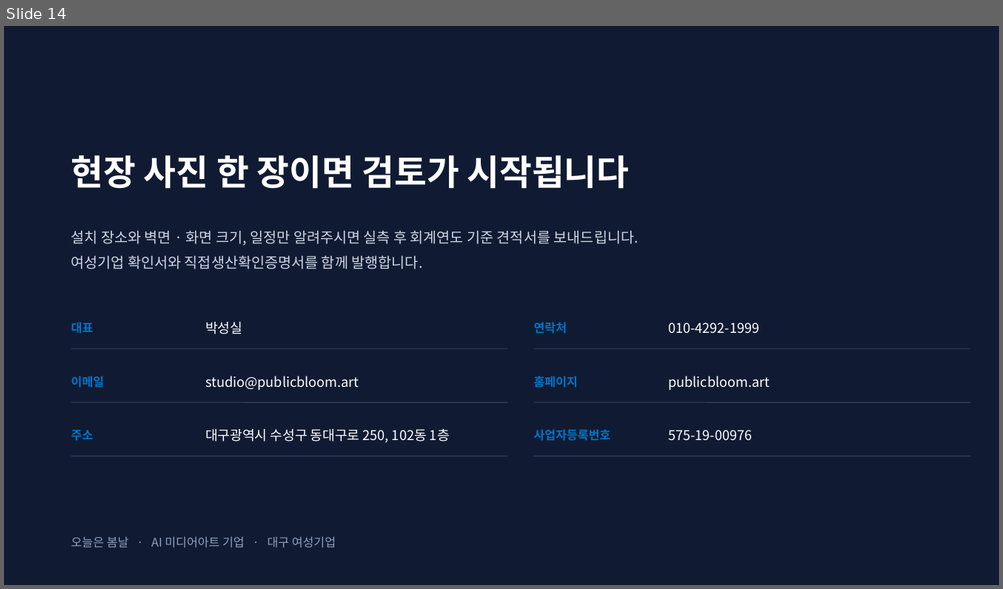
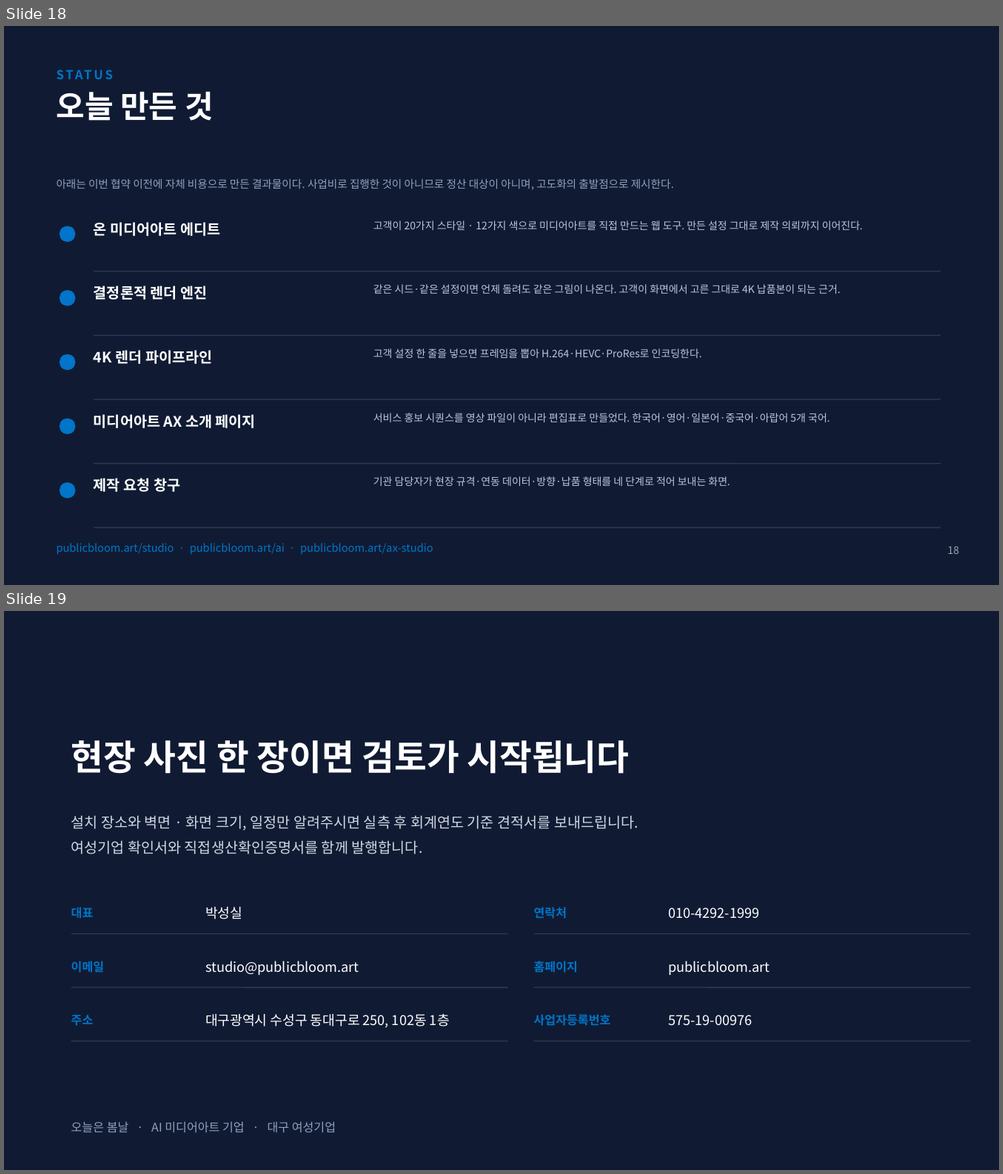
Before and after one commit to bradleyHong/oneul-bomnal, a slide deck: docs/오늘은봄날_회사소개서.pptx. Shown one above the other, each under a label of ours: slide 14 before the commit, slides 18 and 19 after it. The pictures are 1003x589 and 1003x1174 pixels, drawn with LibreOffice and Linux fonts; fonts in the diff are those of the drawing. Boxes give left, top, right and bottom in pixels: in the first picture for what was removed or moved away, otherwise in the second. Text is boxed around its words. In the diff, an @@ line names an element or a change of style, - is before the commit and + after.

```diff
--- a/docs/오늘은봄날_회사소개서.pptx
+++ b/docs/오늘은봄날_회사소개서.pptx
@@ slide 18 added at [4,26,999,585], background #101B33 @@
@@ text added at [57,63,653,86], 12 pt, text #0075C9, bold @@
+STATUS
@@ text added at [57,91,213,121], 30 pt, text #FFFFFF, bold @@
+오늘 만든 것
@@ text added at [57,179,674,190], 10.5 pt, text #8FA0BE @@
+아래는 이번 협약 이전에 자체 비용으로 만든 결과물이다. 사업비로 집행한 것이 아니므로 정산 대상이 아니며, 고도화의 출발점으로 제시한다.
@@ text added at [94,222,220,236], 14 pt, text #FFFFFF, bold @@
+온 미디어아트 에디트
@@ text added at [373,221,862,230], 10 pt, text #B9C6DC @@
+고객이 20가지 스타일 · 12가지 색으로 미디어아트를 직접 만드는 웹 도구. 만든 설정 그대로 제작 의뢰까지 이어진다.
@@ ellipse added at [60,227,75,241], fill #0075C9, outline #0075C9 1 pt @@
@@ ellipse added at [60,291,75,306], fill #0075C9, outline #0075C9 1 pt @@
@@ line added from (94, 272) to (940, 272), #2C3A57 1 pt @@
@@ text added at [94,286,207,300], 14 pt, text #FFFFFF, bold @@
+결정론적 렌더 엔진
@@ text added at [373,284,840,294], 10 pt, text #B9C6DC @@
+같은 시드·같은 설정이면 언제 돌려도 같은 그림이 나온다. 고객이 화면에서 고른 그대로 4K 납품본이 되는 근거.
@@ line added from (94, 335) to (940, 335), #2C3A57 1 pt @@
@@ ellipse added at [60,355,75,370], fill #0075C9, outline #0075C9 1 pt @@
@@ text added at [94,350,212,364], 14 pt, text #FFFFFF, bold @@
+4K 렌더 파이프라인
@@ text added at [373,349,702,358], 10 pt, text #B9C6DC @@
+고객 설정 한 줄을 넣으면 프레임을 뽑아 H.264·HEVC·ProRes로 인코딩한다.
@@ line added from (94, 400) to (940, 400), #2C3A57 1 pt @@
@@ ellipse added at [60,419,75,434], fill #0075C9, outline #0075C9 1 pt @@
@@ text added at [94,414,256,429], 14 pt, text #FFFFFF, bold @@
+미디어아트 AX 소개 페이지
@@ text added at [373,413,830,423], 10 pt, text #B9C6DC @@
+서비스 홍보 시퀀스를 영상 파일이 아니라 편집표로 만들었다. 한국어·영어·일본어·중국어·아랍어 5개 국어.
@@ line added from (94, 464) to (940, 464), #2C3A57 1 pt @@
@@ ellipse added at [60,483,75,498], fill #0075C9, outline #0075C9 1 pt @@
@@ text added at [94,478,180,492], 14 pt, text #FFFFFF, bold @@
+제작 요청 창구
@@ text added at [373,477,729,486], 10 pt, text #B9C6DC @@
+기관 담당자가 현장 규격·연동 데이터·방향·납품 형태를 네 단계로 적어 보내는 화면.
@@ line added from (94, 528) to (940, 528), #2C3A57 1 pt @@
@@ text added at [57,543,433,555], 10.5 pt, text #0075C9 @@
+publicbloom.art/studio · publicbloom.art/ai · publicbloom.art/ax-studio
@@ text added at [948,546,959,554], 10 pt, text #9AA3B0 @@
+18
@@ what was slide 14 is now slide 19 @@
```
Also in this commit, not shown: 2 slides changed, 4 other slides added, 2 other files.
